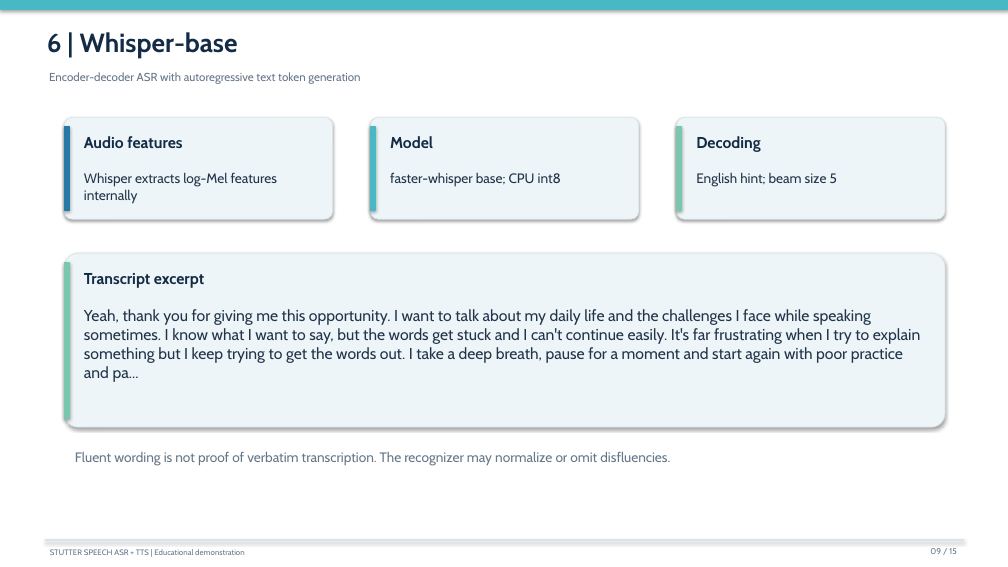
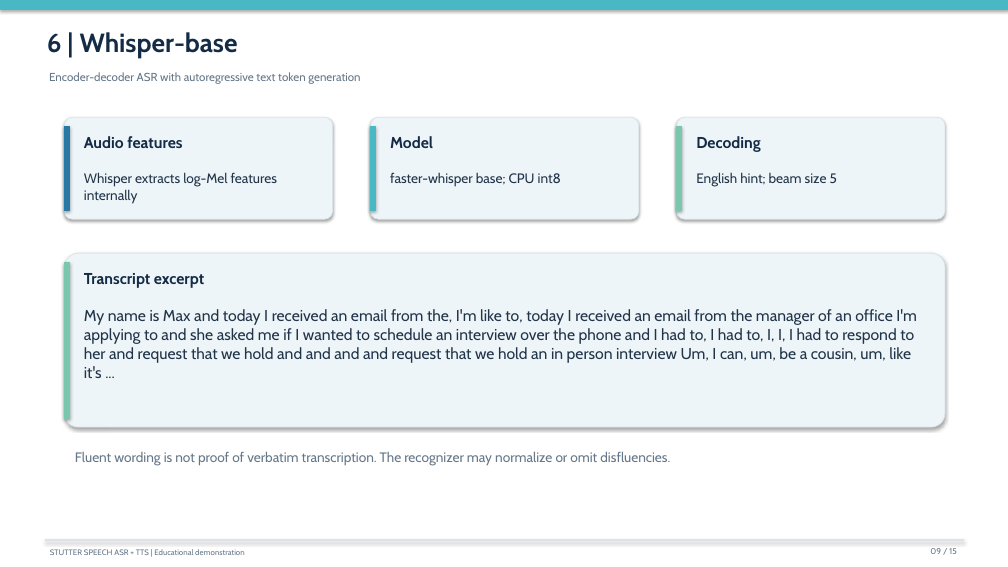
Before and after one commit to ArijitDas2005/stutter-speech-asr-tts, a slide deck: slide 9 of report/project_presentation.pptx. Drawn at 1008x567 pixels with LibreOffice and Linux fonts; fonts in the diff are those of the drawing. Boxes give left, top, right and bottom in pixels: in the first picture for what was removed or moved away, otherwise in the second. Text is boxed around its words. In the diff, an @@ line names an element or a change of style, - is before the commit and + after.

```diff
--- a/report/project_presentation.pptx
+++ b/report/project_presentation.pptx
@@ text at [84, 309, 917, 378]: text changed @@
-Yeah, thank you for giving me this opportunity. I want to talk about my daily life and the challenges I face while speaking sometimes. I know what I want to say, but the words get stuck and I can't continue easily. It's far frustrating when I try to explain something but I keep trying to get the words out. I take a deep breath, pause for a moment and start again with poor practice and pa...
+My name is Max and today I received an email from the, I'm like to, today I received an email from the manager of an office I'm applying to and she asked me if I wanted to schedule an interview over the phone and I had to, I had to, I, I, I had to respond to her and request that we hold and and and and request that we hold an in person interview Um, I can, um, be a cousin, um, like it's ...
```
Also in this commit, not shown: 9 other slides changed, 22 other files.
